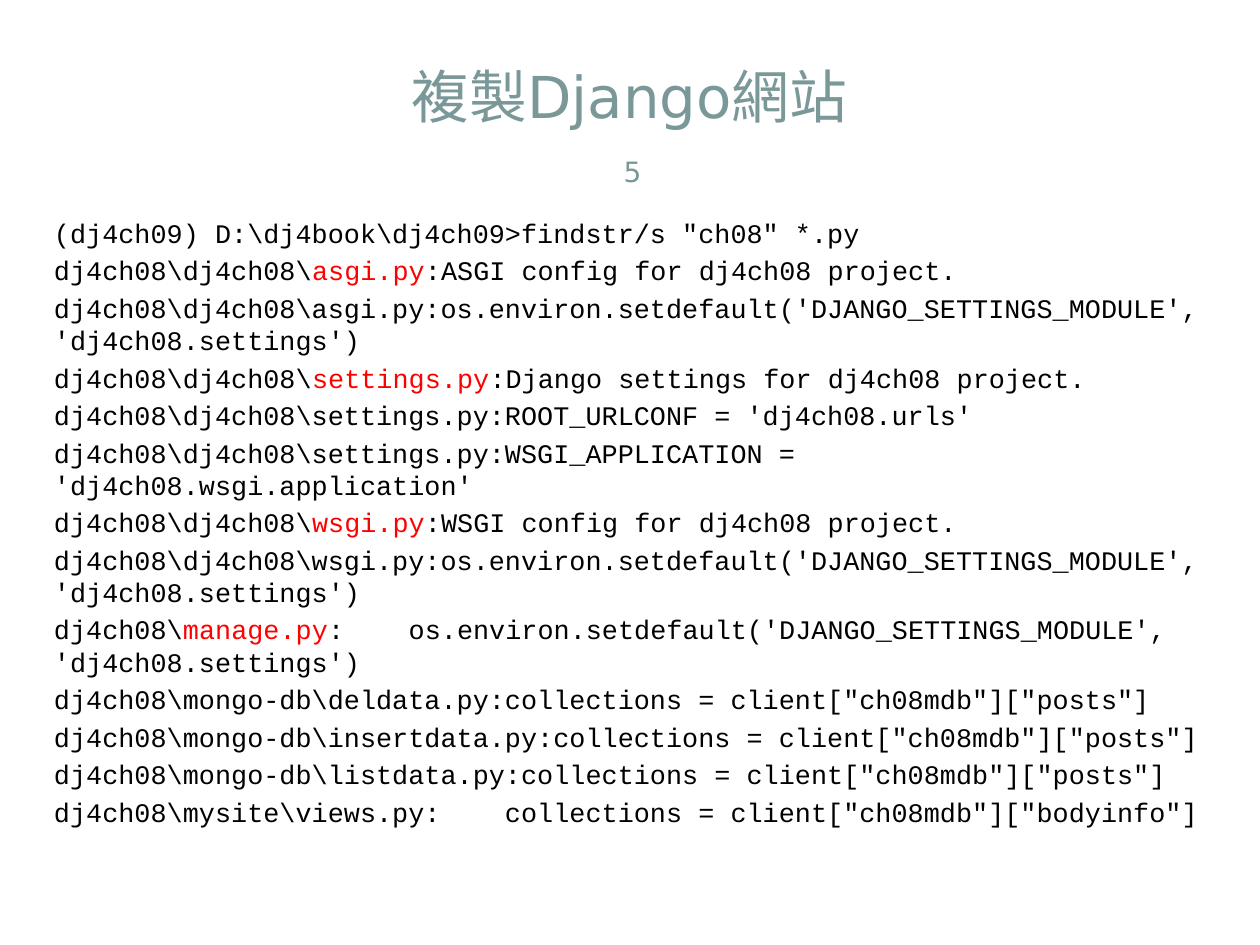
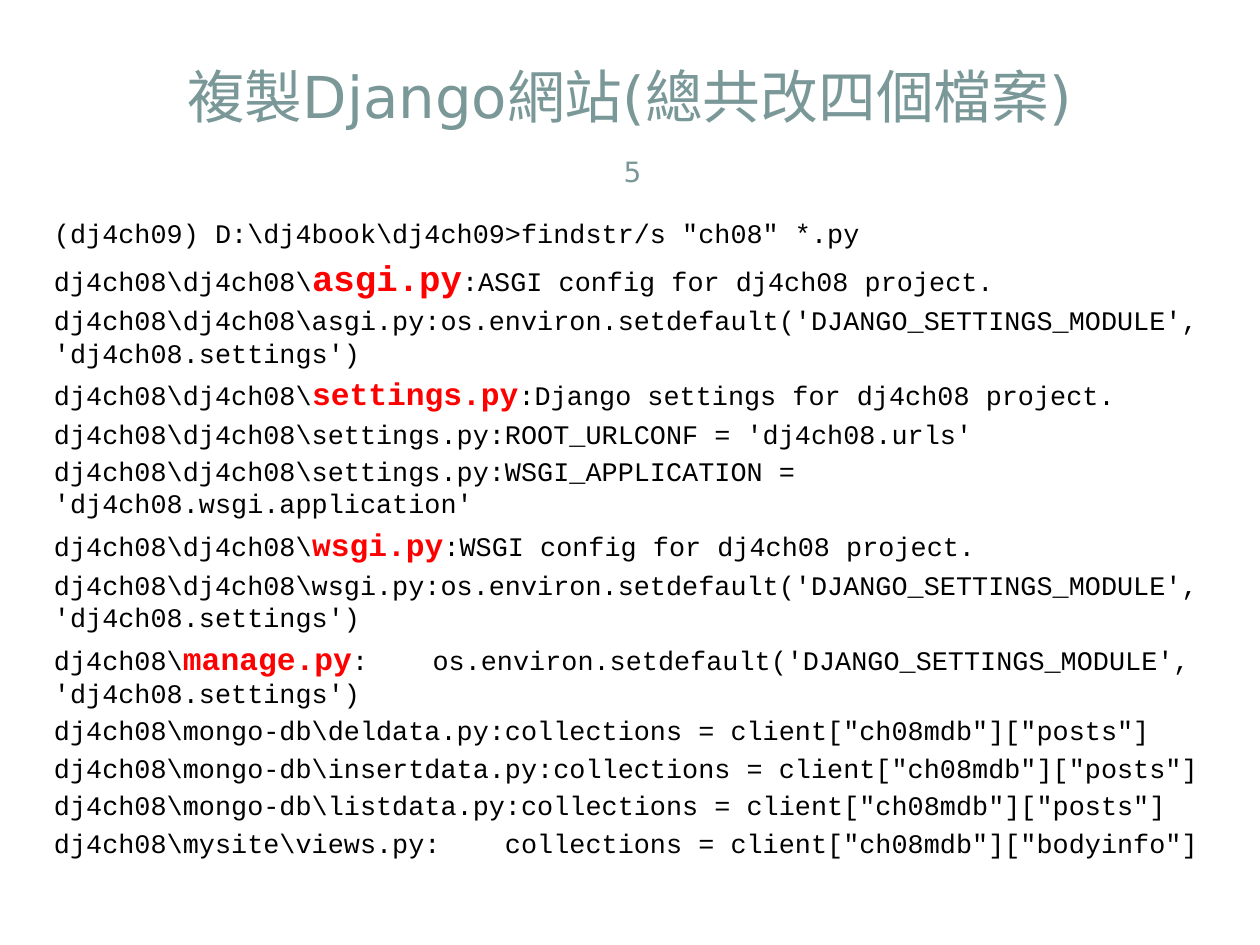
Before and after one commit to jacktea88/406django, a slide deck: slide 5 of ch09/Django4-ch09.pptx. Drawn at 1260x945 pixels with LibreOffice and Linux fonts; fonts in the diff are those of the drawing. Boxes give left, top, right and bottom in pixels: in the first picture for what was removed or moved away, otherwise in the second. Text is boxed around its words. In the diff, an @@ line names an element or a change of style, - is before the commit and + after.

```diff
--- a/ch09/Django4-ch09.pptx
+++ b/ch09/Django4-ch09.pptx
@@ title at (187,69,1072,130): text changed @@
-複製Django網站
+複製Django網站(總共改四個檔案)
@@ text at (54,266,1190,709): size 15.3 to 20.4 pt in "dj4ch08\dj4ch08\asgi.py:ASGI"; bold on in "dj4ch08\dj4ch08\asgi.py:ASGI", "dj4ch08\dj4ch08\settings.py:Django", "dj4ch08\dj4ch08\wsgi.py:WSGI", "dj4ch08\manage.py:"; size 15.3 to 17.9 pt in "dj4ch08\dj4ch08\settings.py:Django", "dj4ch08\dj4ch08\wsgi.py:WSGI", "dj4ch08\manage.py:" @@
```
Also in this commit, not shown: 2 other slides changed, 14 other files.
